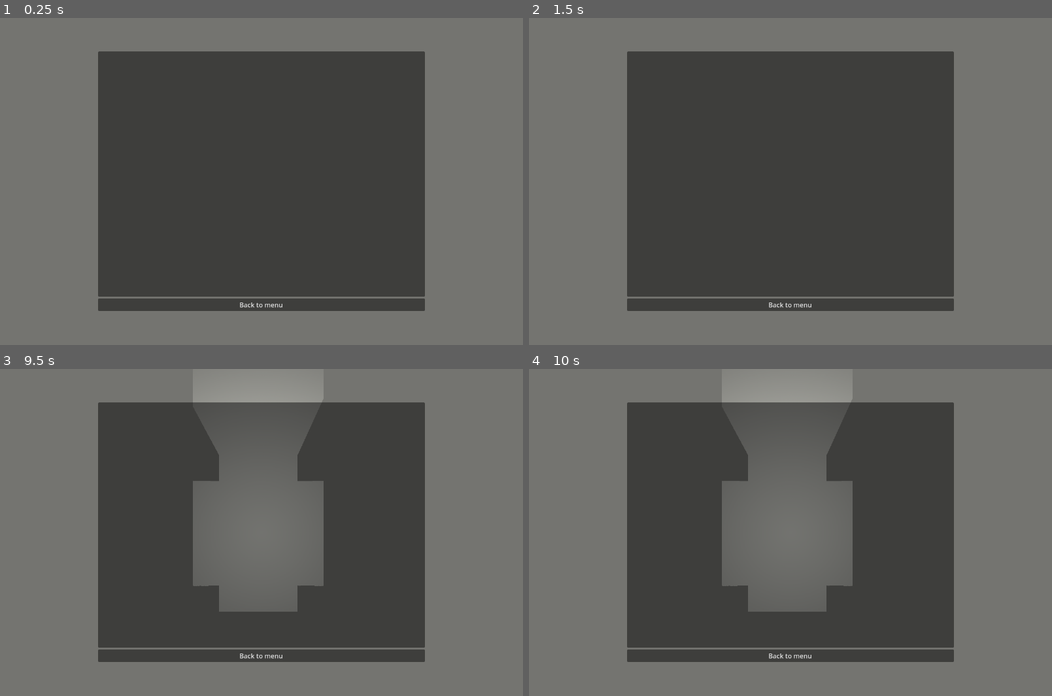
Above: before the commit, frames 1-4 (two rows, left to right).
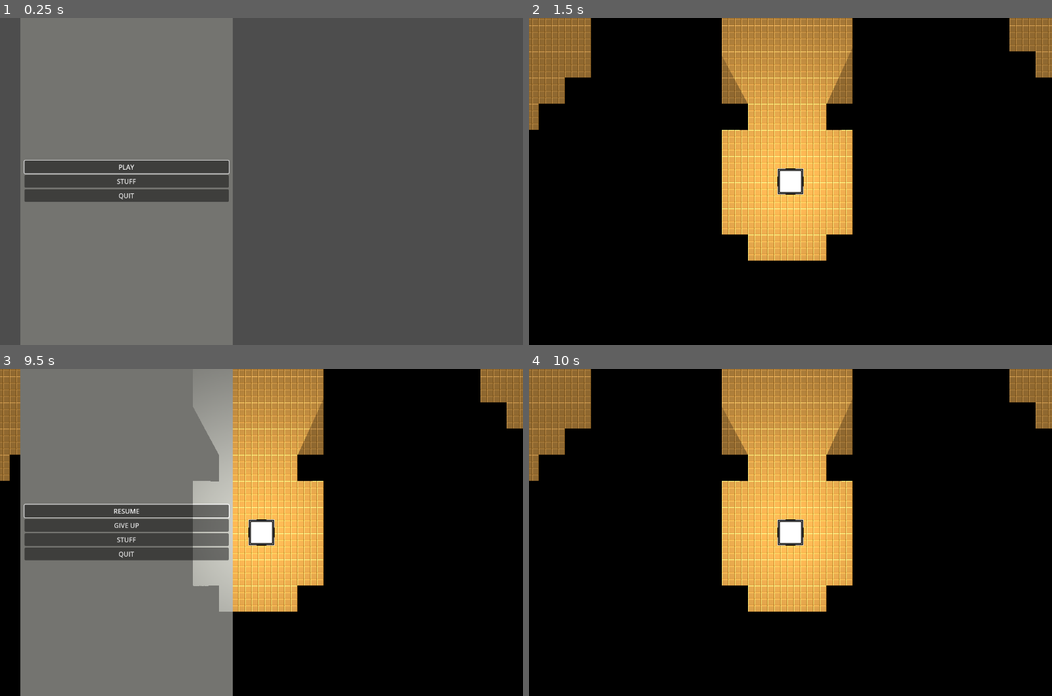
Above: after the commit, the same moments.

Repository: Graunder/ggj24
Game: Godot game, scene res://Assets/Scenes/main.tscn
Two runs of this game, one before a commit and one after it. Both use one fixed random seed, a clock stepped at 60 frames per second and the inputs below.
Inputs (mouse positions are in pixels of both pictures, inside the frame that each line leads up to):
- Up to frame 1 (0.25 s): no input
- Up to frame 2 (1.5 s): click (790, 305) at 0.5 s, where only the run before the commit has a clickable "Back to menu"; click "PLAY" at 1.25 s
- Up to frame 3 (9.5 s): click (125, 519) at 2 s, where only the run before the commit has a clickable "PLAY"; click (125, 532) at 2.75 s, where only the run before the commit has a clickable "STUFF"; click (125, 532) at 3.5 s, where only the run before the commit has a clickable "STUFF"; click (125, 519) at 4.25 s, where only the run before the commit has a clickable "PLAY"; click (125, 532) at 5 s, where only the run before the commit has a clickable "STUFF"; tap Enter at 5.75, 7.25, 8.75 s; tap Space at 6.5, 8 s; tap Escape (esc) at 9.4 s
- Up to frame 4 (10 s): click "RESUME" at 9.5 s

The runs differ from the first frame. In frame 1, 50% of the frame differs, in the area x 0-100%, y 0-100%; in frame 2, 100%; in frame 3, 78%; in frame 4, 100%.

Commit message:
debug keyboard shortcuts for winning and losing, timer implementation

Diff:
--- a/Assets/Scenes/menu.tscn
+++ b/Assets/Scenes/menu.tscn
@@ -119,6 +119,7 @@
 text = "HUE"
 
 [node name="GameFinish" type="MarginContainer" parent="."]
+visible = false
 custom_minimum_size = Vector2(1000, 800)
 offset_right = 1280.0
 offset_bottom = 800.0
@@ -163,7 +164,7 @@
 bbcode_enabled = true
 text = "[font_size={50}][center][b]Your time: [/b][/center][/font_size]"
 
-[node name="RichTextLabel2" type="RichTextLabel" parent="GameFinish/CenterContainer/VBoxContainer/Panel/WonText"]
+[node name="TimeText" type="RichTextLabel" parent="GameFinish/CenterContainer/VBoxContainer/Panel/WonText"]
 offset_left = 384.0
 offset_top = 462.0
 offset_right = 784.0
--- a/Assets/Scripts/Main.gd
+++ b/Assets/Scripts/Main.gd
@@ -1,10 +1,19 @@
 extends Node
 
 @onready var menu = $Camera/Menu
+@onready var time_text = $Camera/Menu/GameFinish/CenterContainer/VBoxContainer/Panel/WonText/TimeText
 @onready var level = $Level
 @onready var player = $Level/Player
 
 var level_instance
+
+#For level timer
+var time : float = 0.0
+var timeM : int = 0
+var timeS : int = 0
+var timeMS : int = 0
+var completion_time_text
+var playing : bool = false
 
 func unload_level():
 	if (is_instance_valid(level_instance)):
@@ -20,6 +29,7 @@
 		level.add_child(level_instance)
 		menu.hide()
 		menu.set_process(false)
+	time = 0.0
 
 func load_dev_scene():
 	menu.switch_play_button(true)
@@ -30,16 +40,20 @@
 	level.get_tree().paused = should_pause
 	if (should_pause):
 		menu.show()
+		playing = false
 		#Input.set_mouse_mode(Input.MOUSE_MODE_CONFINED)
 	else:
 		menu.hide()
+		playing = true
 		#Input.set_mouse_mode(Input.MOUSE_MODE_CAPTURED)
 
 func simple_pause():
 	level.get_tree().paused = true
+	#playing = false
 
 func reset_pause():
 	level.get_tree().paused = false
+	#playing = true
 
 # Called when the node enters the scene tree for the first time.
 func _ready():
@@ -49,9 +63,23 @@
 
 # Called every frame. 'delta' is the elapsed time since the previous frame.
 func _process(delta):
+	if(playing):
+		time += delta
+		timeMS = fmod(time, 1) * 100
+		timeS = fmod(time, 60)
+		timeM = fmod(time, 3600) / 60
+
 	if Input.is_action_just_pressed("esc") && level_instance != null:
 		if menu.is_visible_in_tree():
 			game_pause(false)
+			playing = false
 		else:
 			game_pause(true)
 			menu.grab_resume_focus()
+			playing = true
+
+func _process_time_played():
+	completion_time_text = "%02d:" % timeM
+	completion_time_text += "%02d." % timeS
+	completion_time_text += "%03d" % timeMS
+	time_text.text = "[font_size={50}][center][b]" + completion_time_text + " [/b][/center][/font_size]"
--- a/Assets/Scripts/Menu.gd
+++ b/Assets/Scripts/Menu.gd
@@ -7,6 +7,7 @@
 #Menus
 @onready var main_menu = $MainMenu
 @onready var options_menu = $OptionsMenu
+@onready var game_finish = $GameFinish
 
 #Main menu buttons
 @onready var play = $MainMenu/CenterContainer/MainContainer/Play
@@ -19,10 +20,19 @@
 @onready var back = $OptionsMenu/CenterContainer/VBoxContainer/HBoxContainer/Back
 @onready var apply = $OptionsMenu/CenterContainer/VBoxContainer/HBoxContainer/Apply
 
+#Victory/Lose buttons
+@onready var back_to_menu = $GameFinish/CenterContainer/VBoxContainer/HBoxContainer/BackToMenu
+
+#Victory/Lose texts
+@onready var won_text = $GameFinish/CenterContainer/VBoxContainer/Panel/WonText
+@onready var time_text = $GameFinish/CenterContainer/VBoxContainer/Panel/WonText/TimeText
+@onready var lost_text = $GameFinish/CenterContainer/VBoxContainer/Panel/LostText
+
 func _on_play_pressed():
 	main.load_dev_scene()
 	level.get_tree().paused = false
 	player.show()
+	main.playing = true
 
 func _on_quit_pressed():
 	get_tree().quit()
@@ -30,6 +40,19 @@
 func _on_resume_pressed():
 	main.game_pause(false)
 	level.get_tree().paused = false
+	main.playing = true
+
+func _win_lose(won : bool):
+	main.game_pause(true)
+	level.get_tree().paused = true
+	main.playing = false
+	game_finish.show()
+	if won:
+		main._process_time_played()
+		won_text.show()
+	else :
+		lost_text.show()
+	back_to_menu.grab_focus()
 
 func _on_give_up_pressed():
 	#main.unload_level()
@@ -37,6 +60,7 @@
 	#switch_play_button(false)
 	#level.get_tree().paused = true
 	#player.hide()
+	main.time = 0.0
 	get_tree().reload_current_scene()
 
 func _on_options_pressed():
@@ -83,3 +107,4 @@
 
 func _on_back_to_menu_pressed():
 	get_tree().reload_current_scene()
+	main.time = 0.0
--- a/Assets/Scripts/Player.gd
+++ b/Assets/Scripts/Player.gd
@@ -5,6 +5,7 @@
 var bullet = preload("res://Assets/Scenes/Bullet.tscn")
 
 @onready var target = $"../Target"
+@onready var menu = $"../../Camera/Menu"
 
 func _process(delta):
 
@@ -26,6 +27,12 @@
 	if (Input.is_action_just_pressed("shoot")):
 		fire()
 
+	#For testing
+	if(Input.is_action_just_pressed("FFF")):
+		menu._win_lose(false)
+	if(Input.is_action_just_pressed("GGG")):
+		menu._win_lose(true)
+
 	move_and_slide()
 
 func fire():
@@ -37,7 +44,8 @@
 	get_tree().get_root().get_node("main/Level").add_child(bullet_instance)
 
 func kill():
-	get_tree().reload_current_scene()
+	#get_tree().reload_current_scene()
+	menu._win_lose(false)
 
 func _on_area_2d_body_entered(body):
 	if "Enemy" in body.name:
--- a/project.godot
+++ b/project.godot
@@ -97,3 +97,13 @@
 "events": [Object(InputEventJoypadMotion,"resource_local_to_scene":false,"resource_name":"","device":-1,"axis":2,"axis_value":1.0,"script":null)
 ]
 }
+FFF={
+"deadzone": 0.5,
+"events": [Object(InputEventKey,"resource_local_to_scene":false,"resource_name":"","device":0,"window_id":0,"alt_pressed":false,"shift_pressed":true,"ctrl_pressed":false,"meta_pressed":false,"pressed":false,"keycode":0,"physical_keycode":70,"key_label":0,"unicode":0,"echo":false,"script":null)
+]
+}
+GGG={
+"deadzone": 0.5,
+"events": [Object(InputEventKey,"resource_local_to_scene":false,"resource_name":"","device":0,"window_id":0,"alt_pressed":false,"shift_pressed":true,"ctrl_pressed":false,"meta_pressed":false,"pressed":false,"keycode":0,"physical_keycode":71,"key_label":0,"unicode":0,"echo":false,"script":null)
+]
+}
